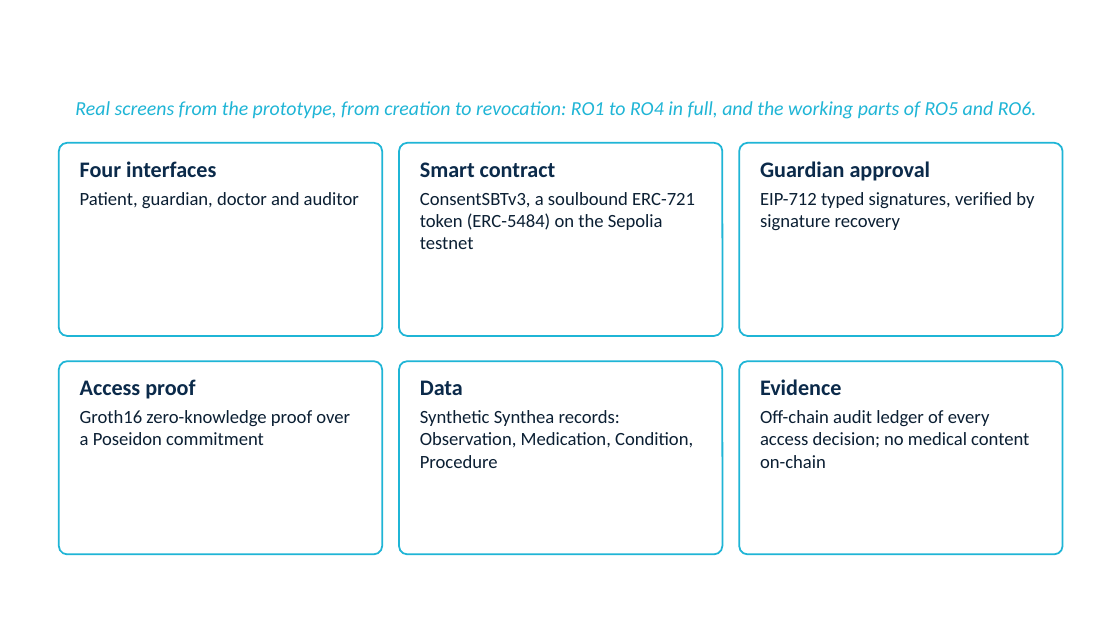
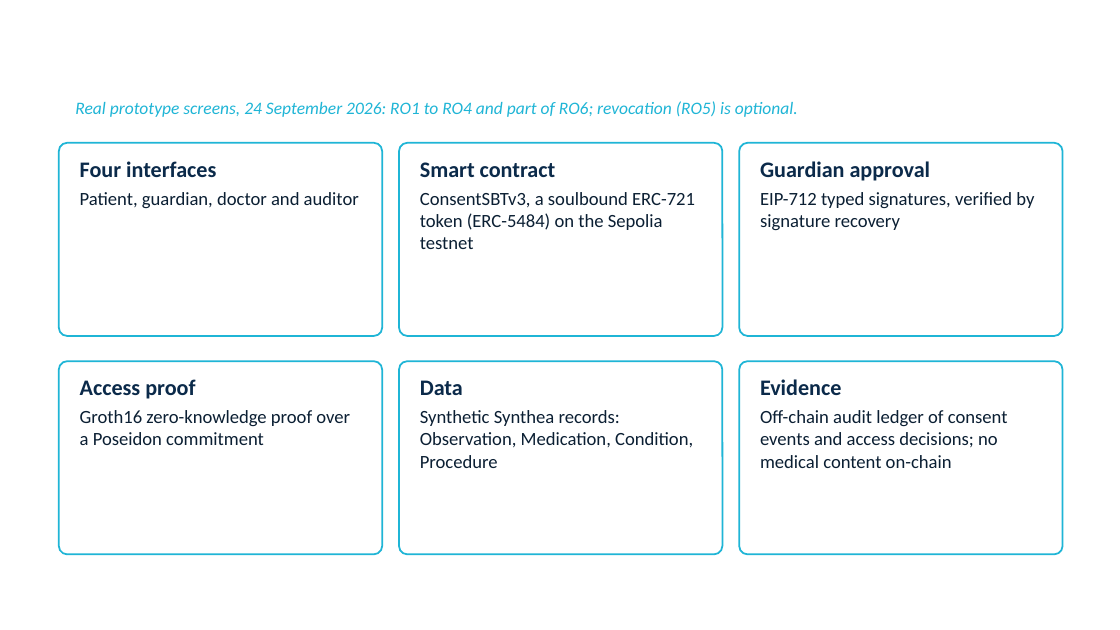
Before and after one commit to yasir12345678900/HealthRWA-Sepolia-Personal-try, a slide deck: slide 30 of docs/Yasir_Candidature_Reassessment_Slides_Simple.pptx. Drawn at 1120x630 pixels with LibreOffice and Linux fonts; fonts in the diff are those of the drawing; background and template pictures are left out. Boxes give left, top, right and bottom in pixels: in the first picture for what was removed or moved away, otherwise in the second. Text is boxed around its words. In the diff, an @@ line names an element or a change of style, - is before the commit and + after.

```diff
--- a/docs/Yasir_Candidature_Reassessment_Slides_Simple.pptx
+++ b/docs/Yasir_Candidature_Reassessment_Slides_Simple.pptx
@@ text at (75, 101, 798, 117): text changed; size 17 to 15 pt @@
-Real screens from the prototype, from creation to revocation: RO1 to RO4 in full, and the working parts of RO5 and RO6.
+Real prototype screens, 24 September 2026: RO1 to RO4 and part of RO6; revocation (RO5) is optional.
@@ text at (760, 410, 1008, 468): text changed @@
-Off-chain audit ledger of every access decision; no medical content on-chain
+Off-chain audit ledger of consent events and access decisions; no medical content on-chain
```
Also in this commit, not shown: 5 other slides changed, 2 slides added, 4 slides removed, 3 other files.
